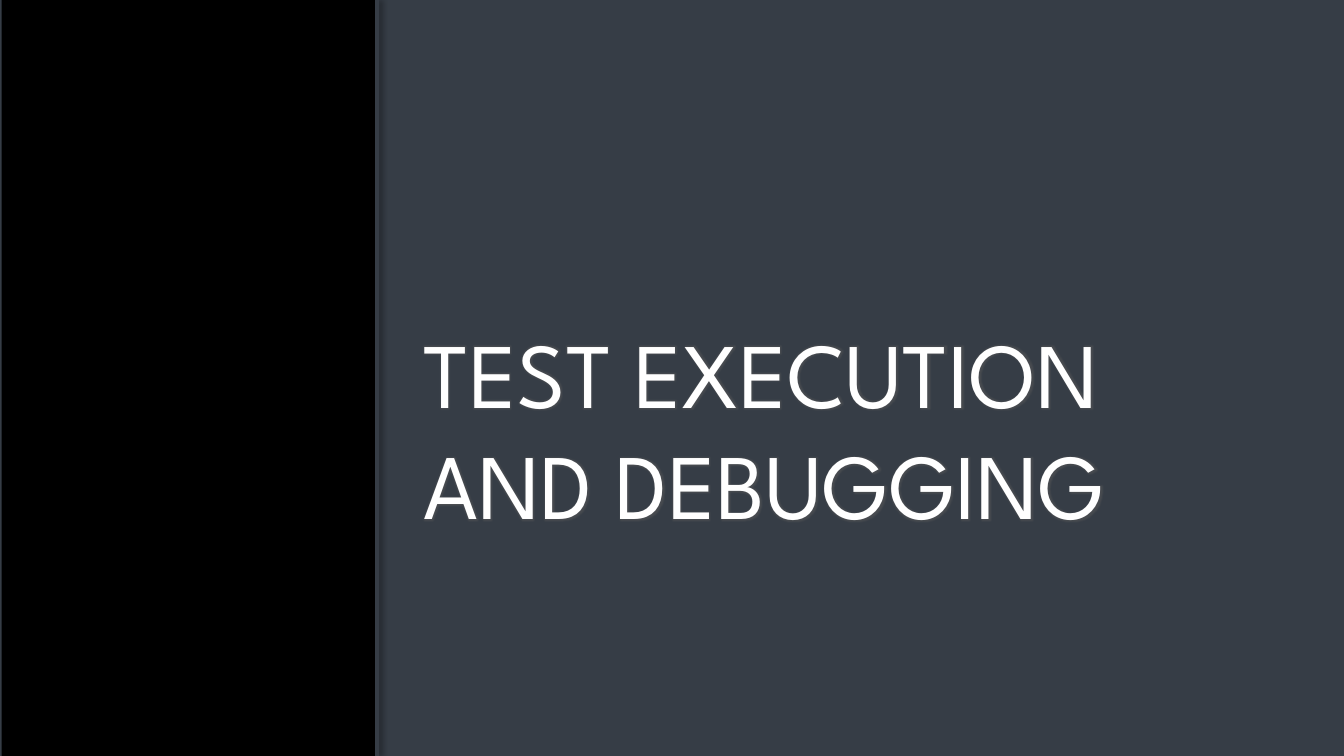
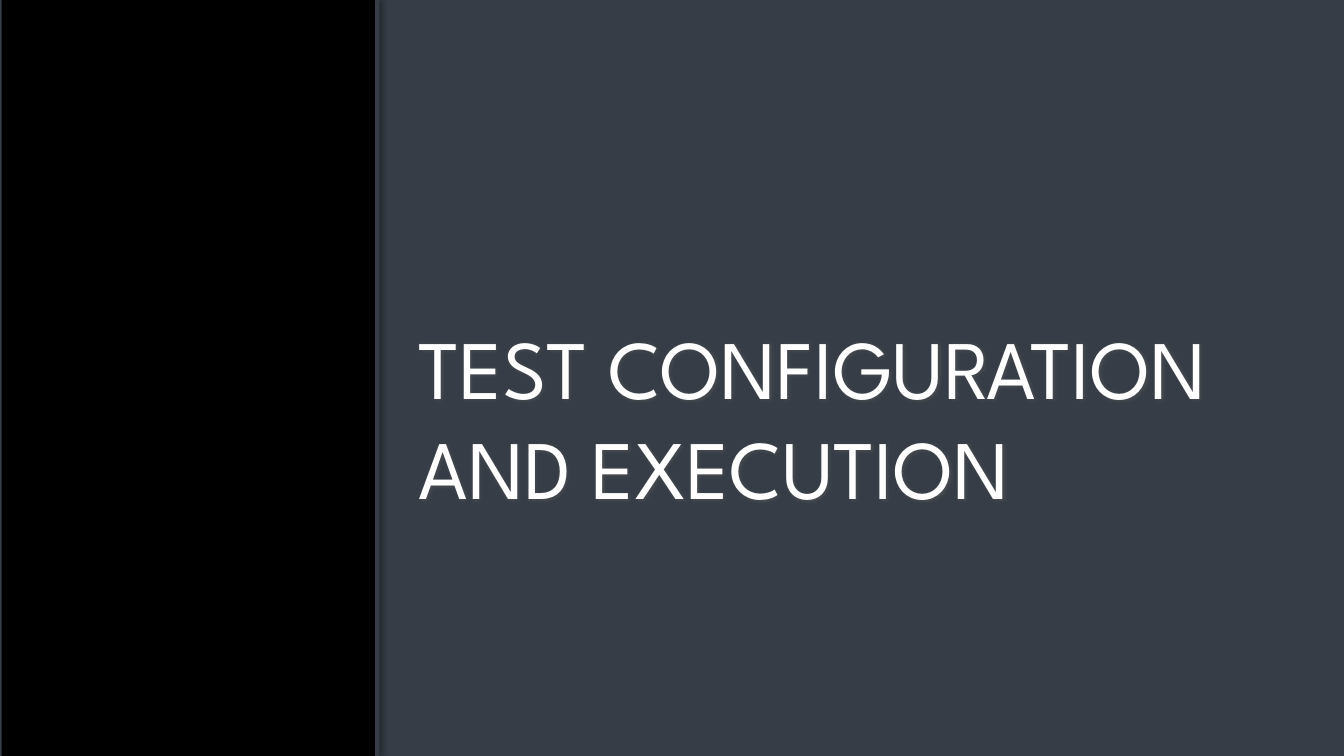
Before and after one commit to dwalleck/opencafe-training, a slide deck: slide 9 of OpenCafeTraining-Part2.pptx (slide 8 before the commit). Drawn at 1344x756 pixels with LibreOffice and Linux fonts; fonts in the diff are those of the drawing; background and template pictures are left out. Boxes give left, top, right and bottom in pixels: in the first picture for what was removed or moved away, otherwise in the second. Text is boxed around its words. In the diff, an @@ line names an element or a change of style, - is before the commit and + after.

```diff
--- a/OpenCafeTraining-Part2.pptx
+++ b/OpenCafeTraining-Part2.pptx
@@ title at (419, 343, 1206, 500): text changed; size 66 to 59.4 pt @@
-TEST EXECUTION AND DEBUGGING
+TEST CONFIGURATION AND EXECUTION
```
Also in this commit, not shown: 5 other slides changed, 9 slides added, 2 slides removed, 5 other files.
